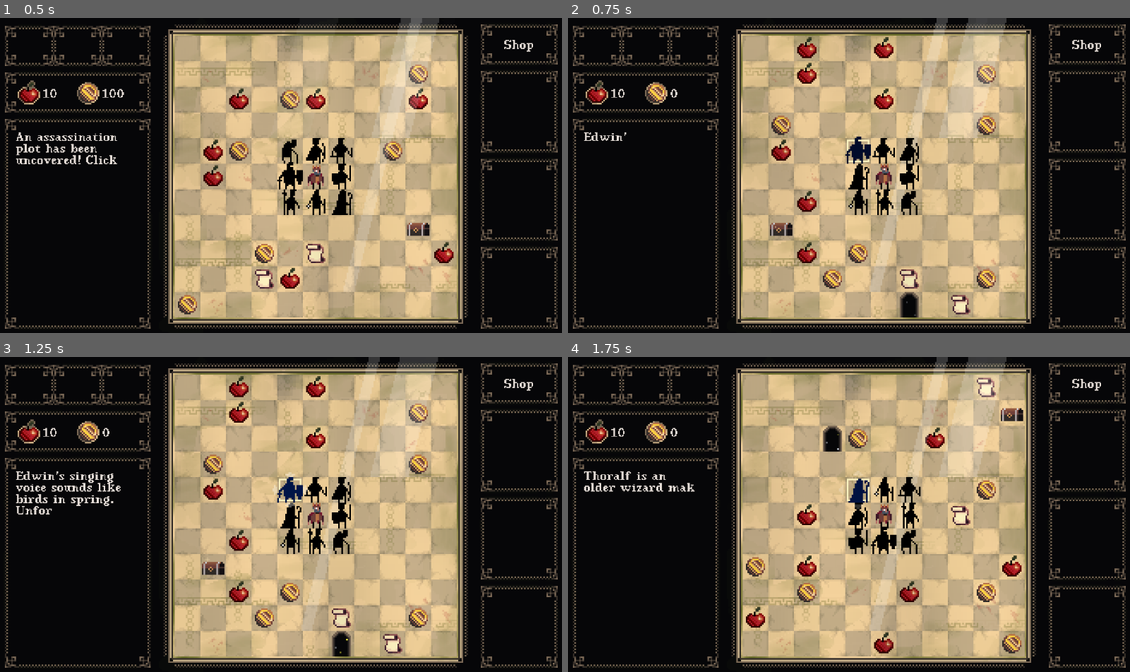
Above: before the commit, frames 1-4 (two rows, left to right).
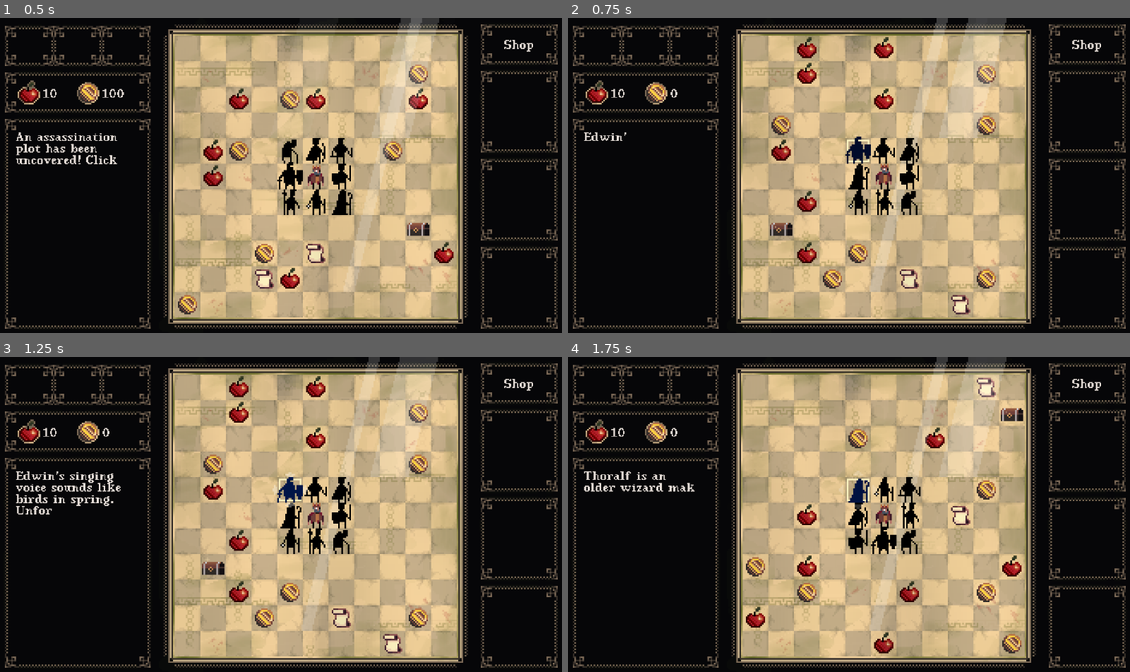
Above: after the commit, the same moments.

Repository: ibirothe/kings-rescue
Game: Godot game, scene res://Scenes/Level.tscn
Same seed, same stepped clock (60 frames per second), same inputs: the game is played once before the commit and once after it. Sound files missing from this copy of the repository are replaced by a short silence.
Inputs (mouse positions are in pixels of both pictures, inside the frame that each line leads up to):
- Up to frame 1 (0.5 s): no input
- Up to frame 2 (0.75 s): move the mouse to (860, 150) at 0.52 s; tap D (Delete) at 0.6 s; click (860, 150) at 0.67 s
- Up to frame 3 (1.25 s): no input
- Up to frame 4 (1.75 s): tap D (Delete) at 1.35 s; click (860, 489) at 1.42 s

Frame 1 is identical in both runs. In frame 2, 0.3% of the frame differs, in the area x 59-63%, y 86-96%; in frame 3, 0.3%; in frame 4, 0.3%, in the area x 45-49%, y 21-31%.

Commit message:
crown fix

Diff:
--- a/kings-rescue/Scripts/game_manager.gd
+++ b/kings-rescue/Scripts/game_manager.gd
@@ -38,6 +38,8 @@
 	x=king.position.x-16
 	y=king.position.y-16
 
+	if RunStats.upgrade_items.has("Trained Chef"):
+		food += 2
 
 func _physics_process(delta: float) -> void:
 	if setup_done == false:
--- a/kings-rescue/Scripts/party_resume.gd
+++ b/kings-rescue/Scripts/party_resume.gd
@@ -37,10 +37,10 @@
 	monsters_spawned_label.text = "Spawned: "  + str(RunStats.monsters_spawned)
 	monsters_killed_label.text = "Killed: "  + str(RunStats.monsters_killed)
 
-	RunStats.handle_loss()
-
 	fade_in_labels()
 	update_crowns()
+
+	RunStats.handle_loss()
 
 func update_crowns() -> void:
 	for crown in crowns:
--- a/kings-rescue/Scripts/run_stats.gd
+++ b/kings-rescue/Scripts/run_stats.gd
@@ -135,7 +135,7 @@
 func reset_save_file() -> void:
 	difficulty = 0
 	#run metrics:
-	wins = 3
+	wins = 0
 	hourglasses = 0
 	stored_loss = false
 	soldiers_died = 0
@@ -149,5 +149,5 @@
 	coins_total = 0
 	shop_items = []
 	#upgrades:
-	upgrade_items = ["Hourglass", "Dimensional Key"]
+	upgrade_items = []
 	save_game()
--- a/kings-rescue/Scripts/shop.gd
+++ b/kings-rescue/Scripts/shop.gd
@@ -26,7 +26,8 @@
 	"Food Ration": [8, false],
 	"Hourglass": [12, true],
 	"Life Insurance": [10, true],
-	"Dimensional Key": [1, true]
+	"Dimensional Key": [1, true],
+	"Trained Chef": [8, true]
 }
 
 func _ready() -> void:
--- a/kings-rescue/Scripts/txt.gd
+++ b/kings-rescue/Scripts/txt.gd
@@ -3,16 +3,16 @@
 var party_end = {
 	"flee": ["The King hath fled, the traitors dangle, and order is restored. Dost thou sleep soundly now, oh righteous one? \n \nHistory keeps repeating itself - but do not despair. A safe haven awaits you somewhere… or perhaps only deeper misery."],
 	"starvation": ["Your food stores are depleted. The soldiers begin to fall one by one - and soon, the king does as well. If you only listened to my instructions... \n \nYou can find Food Rations in the Shop or use Soldiers to collect your favorite Food."],
-	"assasination": ["Without cautious eyes watching, the assassins were able to kill the King. Your mission failed, the King is dead. Long live the King! \n \nBut fear not—we never seem to run out of monarchs. Strangely, the same goes for Assassins. Best keep a watchful eye on their every move!"],
+	"assasination": ["Without cautious eyes watching, the assassins were able to kill the King. Your mission failed, the King is dead. Long live the King! \n \nBut fear not-we never seem to run out of monarchs. Strangely, the same goes for Assassins. Best keep a watchful eye on their every move!"],
 	"dog": ["A particularly loud bark startled him so badly that he suffered a fatal stroke mid-scream.", "The sheer audac …(270 unchanged characters)…
 	"trap": ["You managed to stop the Assassins from killing the King... by doing it yourself. \n \nWe disregard any legal consequences - after all, someone must lead the Kings Guard. Although we cannot deny having employed better personnel in the past."]
 }
 
 var ingame = {
 	"start": ["An assassination plot has been uncovered! Click to select a Soldier and move them. Soldiers can push the King to escort him safely from the board-but beware, if an Assassin gets close, only a Soldier standing next to them can stop the deadly strike."],
- 	"food": ["You gathered some Food. Running out of supplies  …(642 unchanged characters)… e truly blossomed into something special—too bad it’s just more apples.",  "Your  …(85 unchanged characters)…
+ 	"food": ["You gathered some Food. Running out of supplies  …(642 unchanged characters)… e truly blossomed into something special-too bad it’s just more apples.",  "Your  …(85 unchanged characters)…
 	"mercenary_flee": ["A mercenary fled. They value gold higher than loyalty, but even the best King’s Guard has two of t …(354 unchanged characters)…
-	"mercenary_not_flee": ["A mercenary resisted the lure of go …(408 unchanged characters)… fer yet.", "Your hired sword hasn’t fled—let’s just hope they’re not sticking around in anticipation of a year-end bonus."],
+	"mercenary_not_flee": ["A mercenary resisted the lure of go …(408 unchanged characters)… fer yet.", "Your hired sword hasn’t fled-let’s just hope they’re not sticking around in anticipation of a year-end bonus."],
 	"dead_body": ["He's dead, Jim.", "You cannot move dead bodies. That´s another game.", "Pretty sure he is just sleeping."],
 	"soldier_leaving": [" left. Hope they bring some help. Godspeed.", " is going to buy cigarettes. Won´t be long.", " glitched through the map and is now fighting the end boss alone.", ": 'Look to my coming on the first light of the fifth day, at dawn look to the east.'"],
 	"dismantle_trap": ["Looks like aimlessly fummbling with the mechanism for a bit, helped dismantling the trap.", "A few random twists and turns, and somehow the trap’s dismantled. Don’t ask how.", "With zero finesse, you managed to disarm the trap by sheer luck. Looks like the training paid off."],
@@ -30,7 +30,8 @@
 	"Food Ration": "Starving? Desperate? Barely clinging to life? Worry not - introducing the Overpriced Apple! A single bite costs a fortune, but hey, it’s still cheaper than famine!",
 	"Hourglass": "The Hourglass shatters upon the king’s death, yet somehow flings you back in time. Not that you’ll save him next time either…",
 	"Life Insurance": "Having life insurance on eight people sounds like fraud waiting to happen - but what else would you expect in a kingdom where assassinating the monarch is practically a national pastime?",
-	"Dimensional Key": "A key crafted by the realm's top quantum scientists to boost both mortality rates and fun—simultaneously. Fitting doors sold separately."
+	"Dimensional Key": "A key crafted by the realm's top quantum scientists to boost both mortality rates and fun-simultaneously. Fitting doors sold separately.",
+	"Trained Chef": "Through skill and precision, the King's chef works wonders - ten apples yield twelve (slightly smaller) in his hands."
 }
 
 var assassin_manuals = ["This one is a cooking recipe. No information about assassins.",
